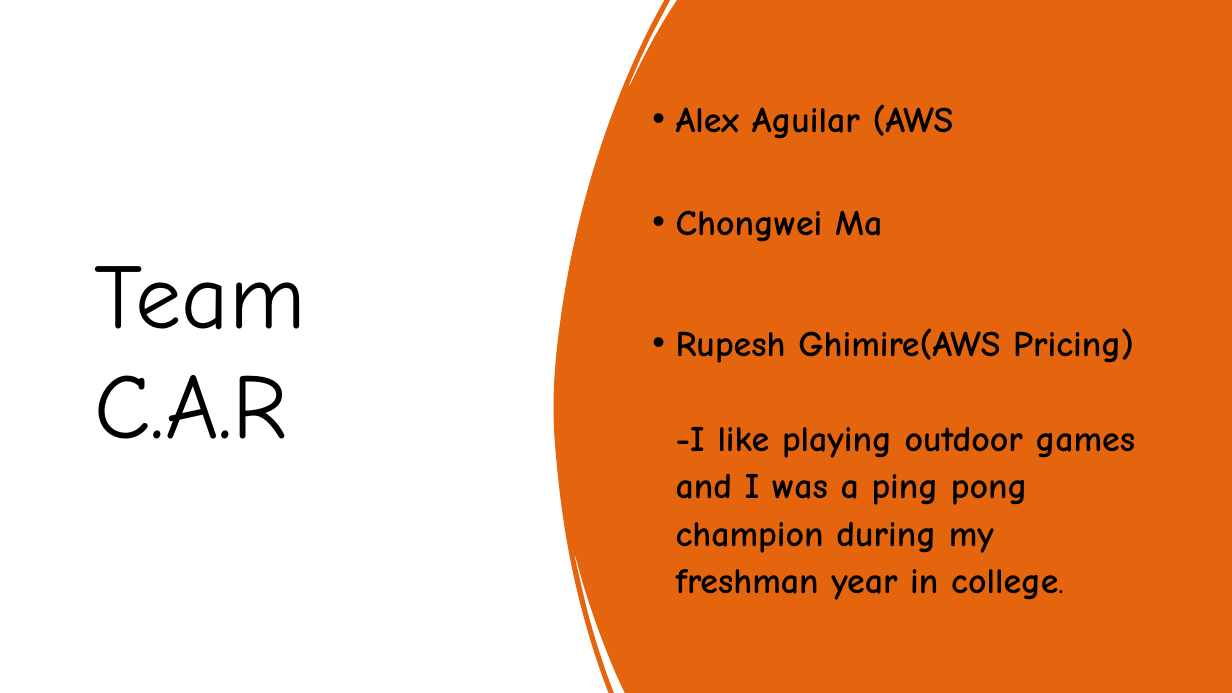
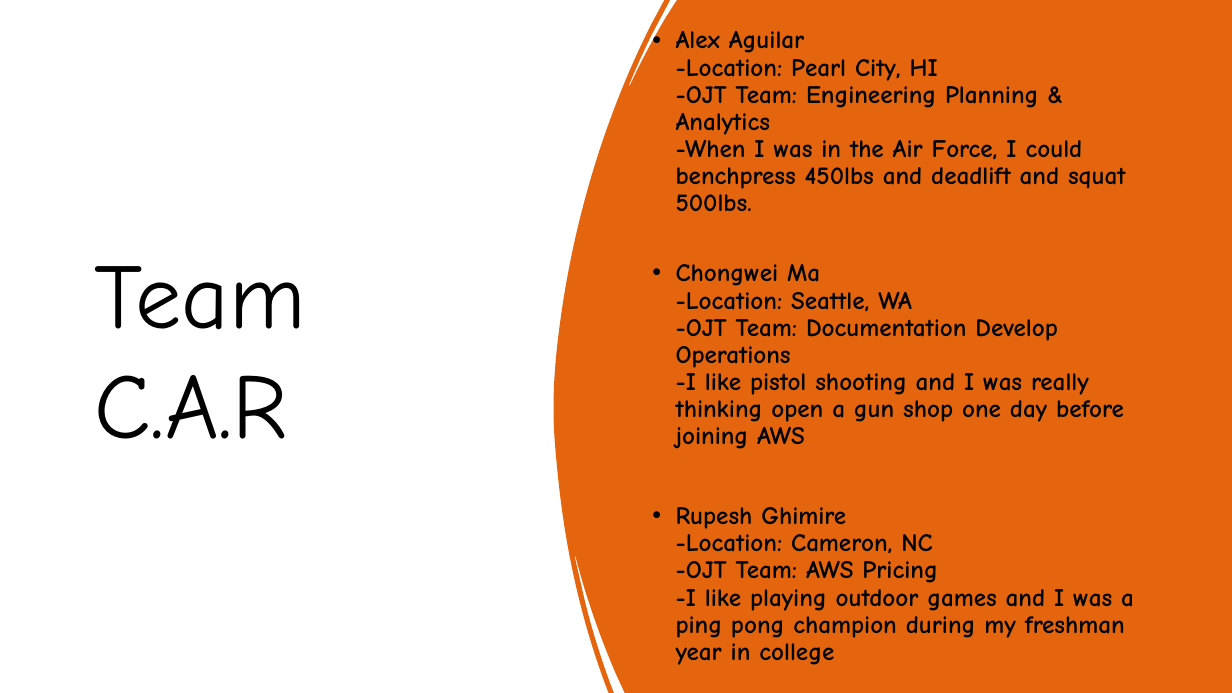
Before and after one commit to rupeshghimirey/CarReservationSystem, a slide deck: slide 2 of presenation/JavaCRSPresentation.pptx. Drawn at 1232x693 pixels with LibreOffice and Linux fonts; fonts in the diff are those of the drawing. Boxes give left, top, right and bottom in pixels: in the first picture for what was removed or moved away, otherwise in the second. Text is boxed around its words. In the diff, an @@ line names an element or a change of style, - is before the commit and + after.

Commit message:
updated powerpoint presentation

```diff
--- a/presenation/JavaCRSPresentation.pptx
+++ b/presenation/JavaCRSPresentation.pptx
@@ text at [676,59,1134,638]: text changed; size 28 to 19.6 pt @@
-• Alex Aguilar (AWS
-• Chongwei Ma
-• Rupesh Ghimire(AWS Pricing)
-  -I like playing outdoor games and I was a ping pong champion during my freshman year in college.
+• Alex Aguilar
+  -Location: Pearl City, HI
+  -OJT Team: Engineering Planning & Analytics
+  -When I was in the Air Force, I could benchpress 450lbs and deadlift and squat 500lbs.
+• Chongwei Ma
+  -Location: Seattle, WA
+  -OJT Team: Documentation Develop Operations
+  -I like pistol shooting and I was really thinking open a gun shop one day before joining AWS
+• Rupesh Ghimire
+  -Location: Cameron, NC
+  -OJT Team: AWS Pricing
+  -I like playing outdoor games and I was a ping pong champion during my freshman year in college
```
Also in this commit, not shown: 5 other slides changed, 1 other file.
